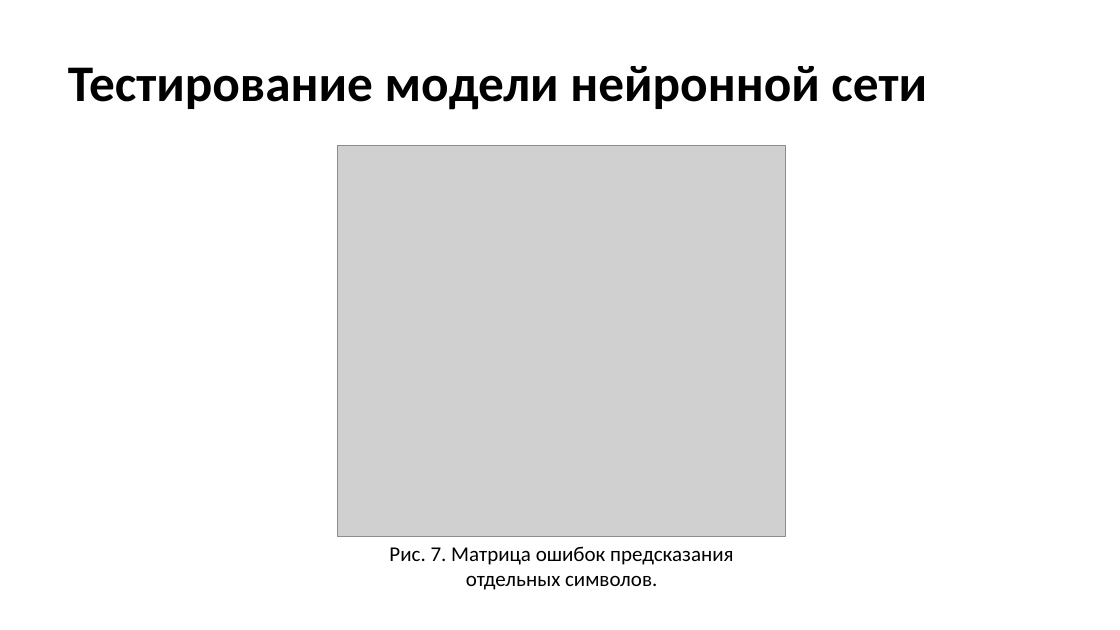
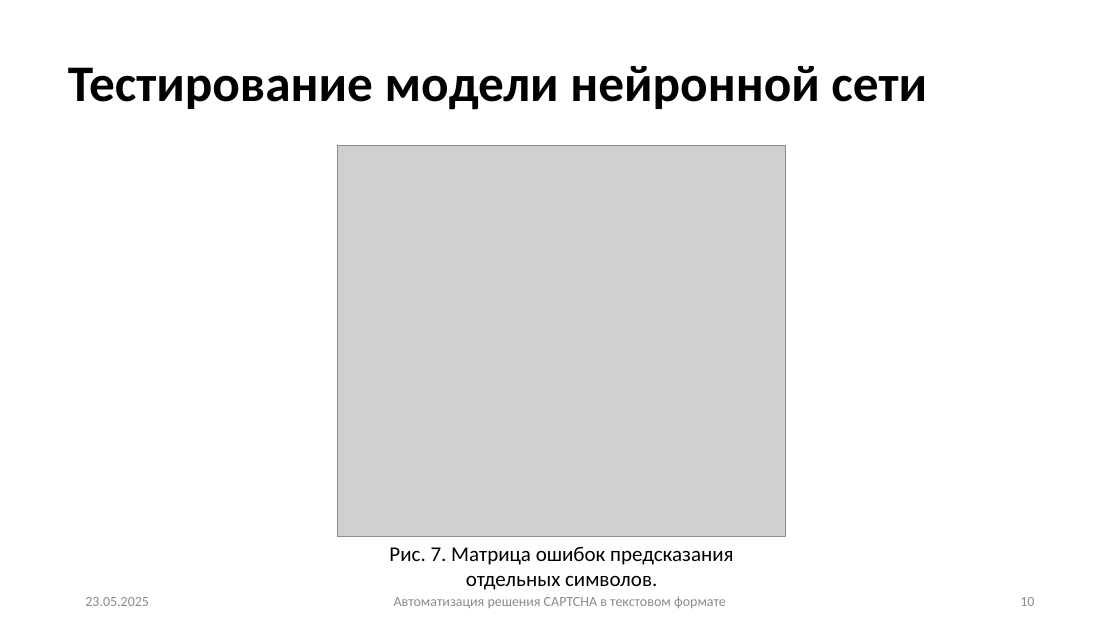
Before and after one commit to just-russian-amateur/university_projects, a slide deck: slide 10 of 2_course_master/Конференции/Презентация для конференции.pptx. Drawn at 1120x630 pixels with LibreOffice and Linux fonts; fonts in the diff are those of the drawing; grey boxes stand for pictures. Boxes give left, top, right and bottom in pixels: in the first picture for what was removed or moved away, otherwise in the second. Text is boxed around its words. In the diff, an @@ line names an element or a change of style, - is before the commit and + after.

```diff
--- a/2_course_master/Конференции/Презентация для конференции.pptx
+++ b/2_course_master/Конференции/Презентация для конференции.pptx
@@ text added at (85, 597, 149, 606), 12 pt, text #8C8C8C @@
+23.05.2025
@@ text added at (394, 596, 726, 608), 12 pt, text #8C8C8C @@
+Автоматизация решения CAPTCHA в текстовом формате
@@ page number added at (1020, 597, 1034, 606), 12 pt, text #8C8C8C @@
+10
```
Also in this commit, not shown: 11 other slides changed.
